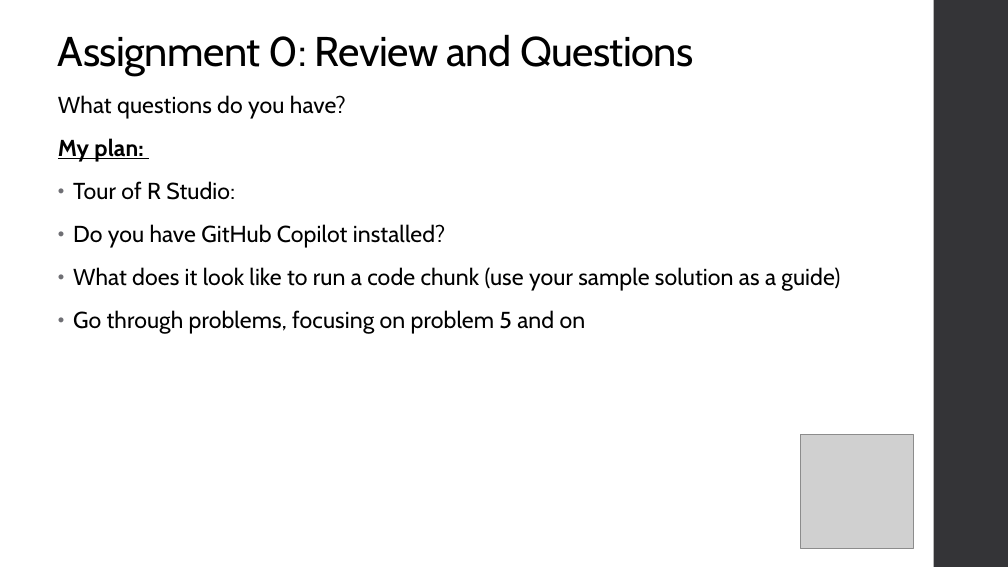
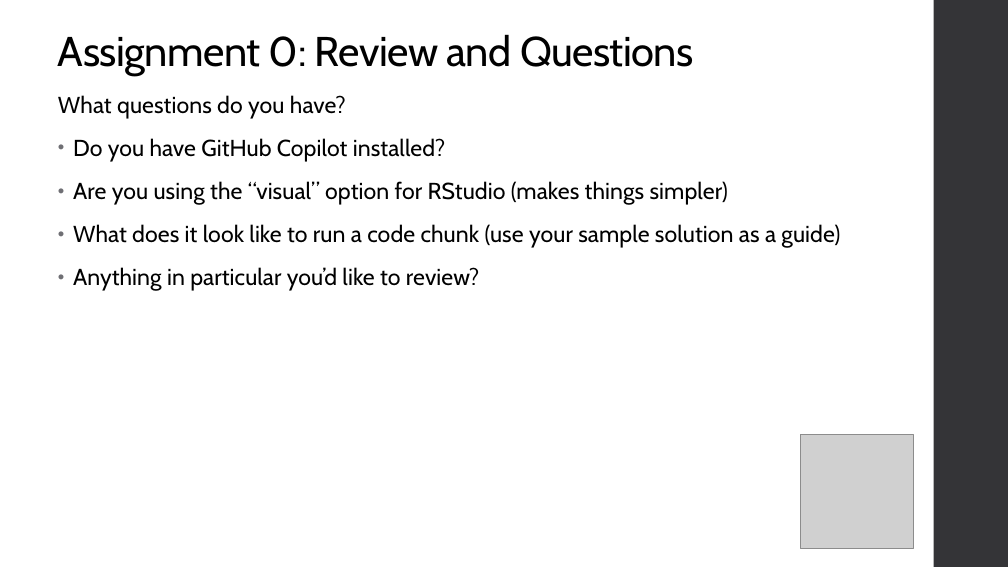
Before and after one commit to alex-hoagland/HAD5744, a slide deck: slide 6 of Lecture02_UnivariateOLS/Lecture2_OLS.pptx. Drawn at 1008x567 pixels with LibreOffice and Linux fonts; fonts in the diff are those of the drawing; grey boxes stand for pictures. Boxes give left, top, right and bottom in pixels: in the first picture for what was removed or moved away, otherwise in the second. Text is boxed around its words. In the diff, an @@ line names an element or a change of style, - is before the commit and + after.

```diff
--- a/Lecture02_UnivariateOLS/Lecture2_OLS.pptx
+++ b/Lecture02_UnivariateOLS/Lecture2_OLS.pptx
@@ text at <box>58,138,235,200</box>: paragraphs removed @@
-My plan:
-• Tour of R Studio:
@@ text at <box>73,181,728,205</box>: paragraph added @@
+• Are you using the “visual” option for RStudio (makes things simpler)
@@ text at <box>73,267,479,291</box>: text changed @@
-• Go through problems, focusing on problem 5 and on
+• Anything in particular you’d like to review?
```
Also in this commit, not shown: 3 other slides changed, 27 slides added, 1 slide removed, 5 other files.
